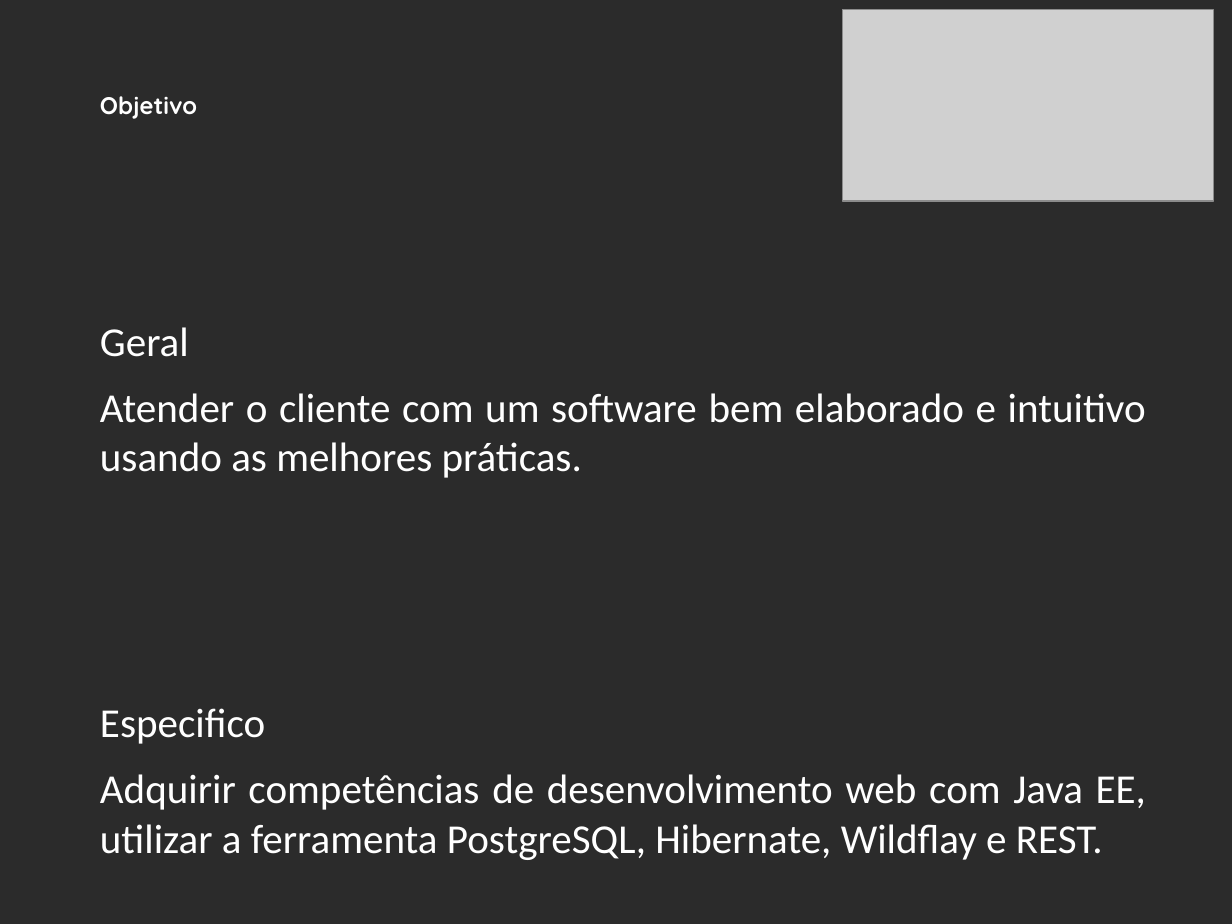
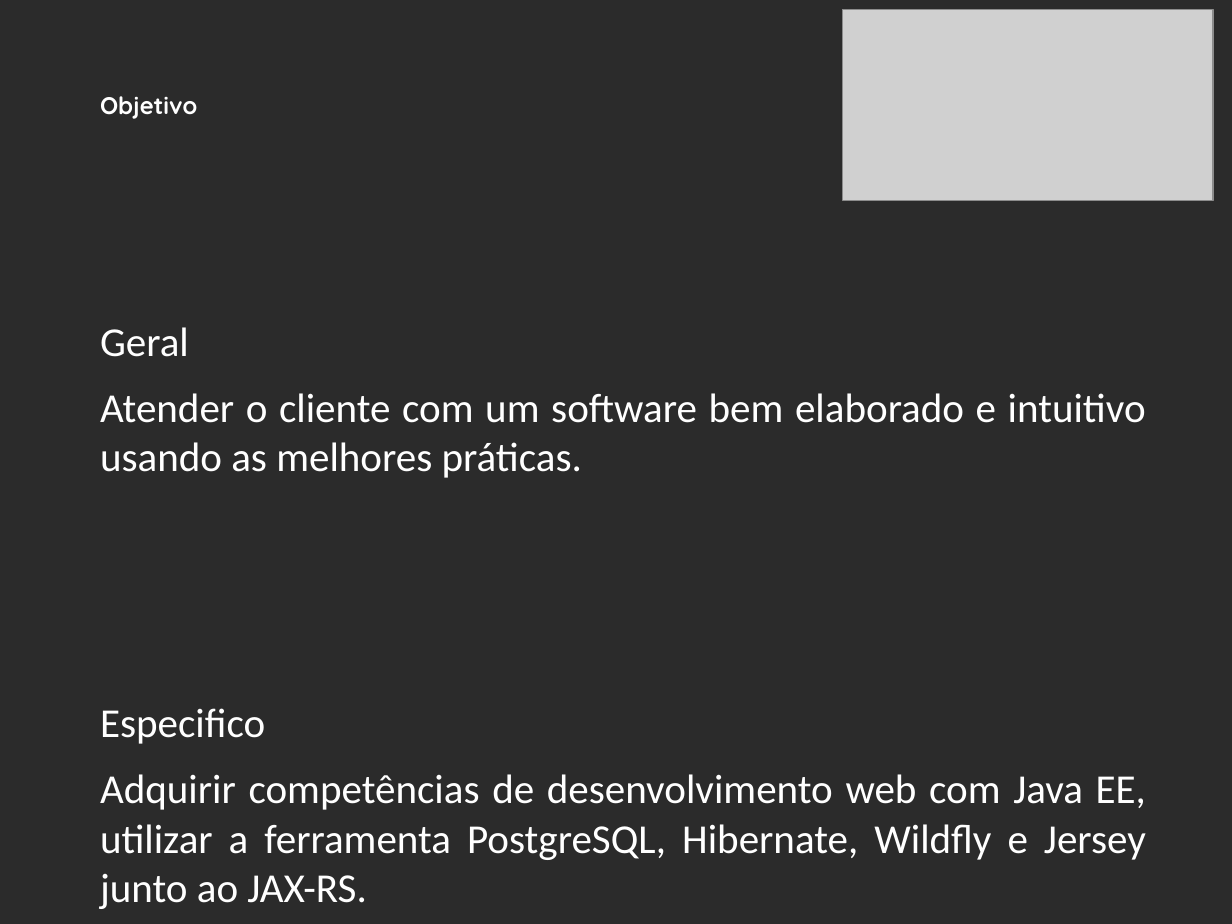
Before and after one commit to nosrednawall/Faculdade-Projeto-Integrador-5P, a slide deck: slide 5 of doc/Entregas_Desenvolvimento_de_APP/Recruta-Slide v1.5.pptx. Drawn at 1232x924 pixels with LibreOffice and Linux fonts; fonts in the diff are those of the drawing; grey boxes stand for pictures; background and template pictures are left out; a plain dark background stands for a picture behind light text. Boxes give left, top, right and bottom in pixels: in the first picture for what was removed or moved away, otherwise in the second. Text is boxed around its words. In the diff, an @@ line names an element or a change of style, - is before the commit and + after.

```diff
--- a/doc/Entregas_Desenvolvimento_de_APP/Recruta-Slide v1.5.pptx
+++ b/doc/Entregas_Desenvolvimento_de_APP/Recruta-Slide v1.5.pptx
@@ text at (x1=100, y1=774, x2=1146, y2=909): text changed @@
-Adquirir competências de desenvolvimento web com Java EE, utilizar a ferramenta PostgreSQL, Hibernate, Wildflay e REST.
+Adquirir competências de desenvolvimento web com Java EE, utilizar a ferramenta PostgreSQL, Hibernate, Wildfly e Jersey junto ao JAX-RS.
```
Also in this commit, not shown: 1 other slide changed, 6 slides removed.
